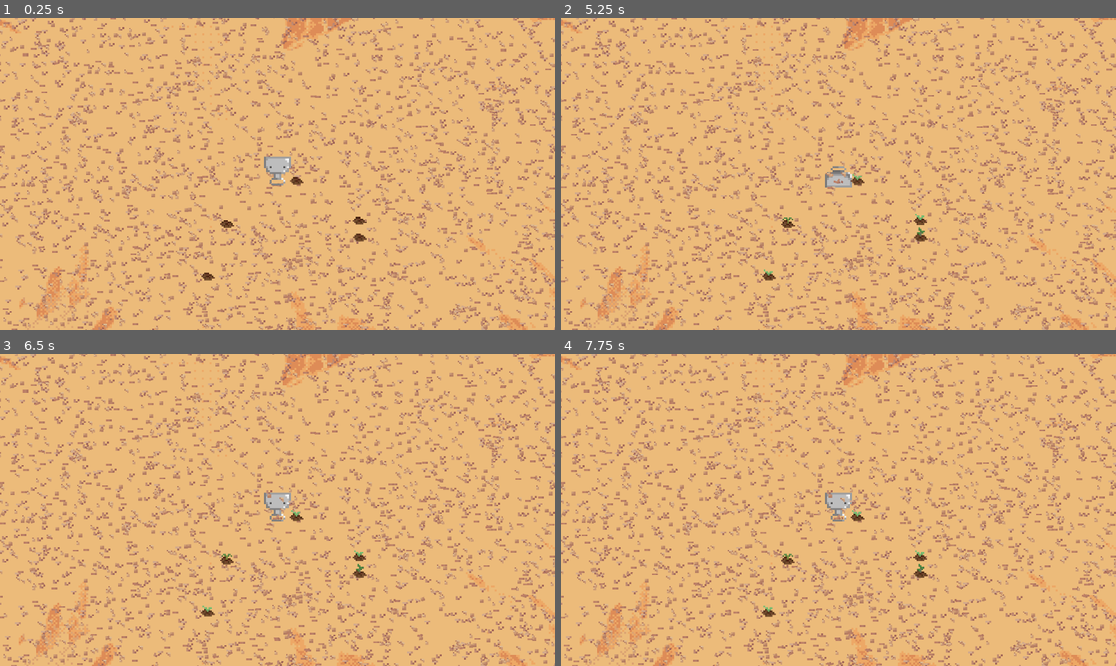
Above: before the commit, frames 1-4 (two rows, left to right).
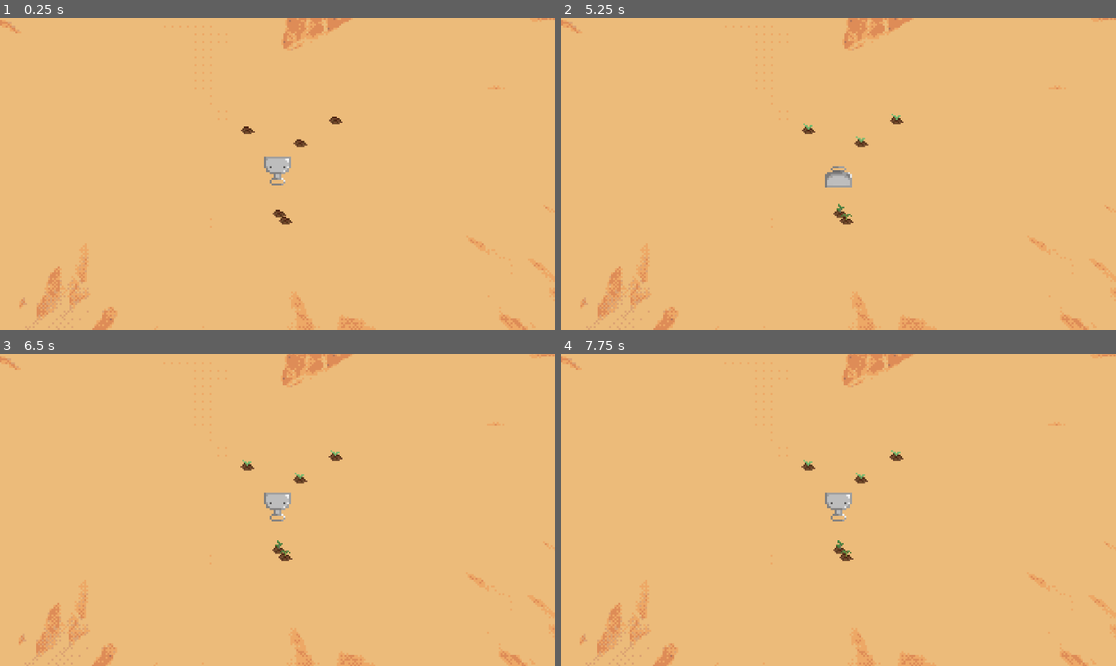
Above: after the commit, the same moments.

Repository: pmartin1/palita_github_repository
Game: Godot game, scene res://scenes/juego.tscn
Same seed, same stepped clock (60 frames per second), same inputs: the game is played once before the commit and once after it.
Inputs (mouse positions are in pixels of both pictures, inside the frame that each line leads up to):
- Up to frame 1 (0.25 s): no input
- Up to frame 2 (5.25 s): tap Enter at 0.5 s; move the mouse to (960, 158) at 0.52 s; hold Right mouse button (toggle_crouch) 0.53-1.28 s; click (960, 158) at 0.8 s; move the mouse to (727, 189) at 1.27 s; click (727, 189) at 1.35 s; right-click (727, 189) at 1.55 s; move the mouse to (894, 105) at 2.02 s; hold Right mouse button (toggle_crouch) 2.03-2.78 s; click (894, 105) at 2.3 s; move the mouse to (810, 236) at 2.77 s; click (810, 236) at 2.85 s; right-click (810, 236) at 3.05 s; move the mouse to (1005, 220) at 3.52 s; hold Right mouse button (toggle_crouch) 3.53-4.28 s; click (1005, 220) at 3.8 s; move the mouse to (672, 127) at 4.27 s; click (672, 127) at 4.35 s; right-click (672, 127) at 4.55 s; move the mouse to (866, 174) at 5.02 s; hold Right mouse button (toggle_crouch) from 5.03 s (still down)
- Up to frame 3 (6.5 s): click (305, 510) at 5.3 s; move the mouse to (194, 432) at 5.77 s; release Right mouse button (toggle_crouch) at 5.78 s; click (194, 432) at 5.85 s; right-click (194, 432) at 6.05 s
- Up to frame 4 (7.75 s): move the mouse to (960, 494) at 6.52 s; hold Right mouse button (toggle_crouch) 6.53-7.28 s; click (960, 494) at 6.8 s; move the mouse to (727, 525) at 7.27 s; click (727, 525) at 7.35 s; right-click (727, 525) at 7.55 s

The runs differ from the first frame. In frame 1, 14% of the frame differs, in the area x 0-100%, y 0-100%; in frame 2, 14%; in frame 3, 14%; in frame 4, 14%.

Commit message:
Arrancar planta
game feel mejorado en cuanto a plantas arrancadas. quizá overkill tremendo. veremos

Diff:
--- a/scenes/jugador.tscn
+++ b/scenes/jugador.tscn
@@ -563,16 +563,19 @@
 "speed": 8.0
 }]
 
+[sub_resource type="RectangleShape2D" id="RectangleShape2D_28edd"]
+size = Vector2(14, 7)
+
 [node name="jugador" type="CharacterBody2D"]
-collision_layer = 3
+collision_mask = 5
 script = ExtResource("1_lhlt4")
 
-[node name="push_area" type="Area2D" parent="."]
+[node name="standing_push_area" type="Area2D" parent="."]
 position = Vector2(0, -0.445)
-collision_layer = 3
+collision_layer = 0
 collision_mask = 2
 
-[node name="collsh_standing" type="CollisionShape2D" parent="push_area"]
+[node name="collsh_standing" type="CollisionShape2D" parent="standing_push_area"]
 visible = false
 position = Vector2(0, 0.035)
 shape = SubResource("RectangleShape2D_lhlt4")
@@ -603,4 +606,12 @@
 rotation = -3.14159
 polygon = PackedVector2Array(6.99999, -3.00003, 7.99998, -4.00004, 0.999982, -4, -3.00004, -9.99999, 4.99996, -10, 5.99995, -11, -5.00005, -11, -1.33514e-05, -3)
 
-[connection signal="body_entered" from="push_area" to="." method="_on_push_area_body_entered"]
+[node name="area_base_pala" type="Area2D" parent="."]
+collision_mask = 2
+
+[node name="collsh_area_base_pala" type="CollisionShape2D" parent="area_base_pala"]
+position = Vector2(0, -2.5)
+shape = SubResource("RectangleShape2D_28edd")
+
+[connection signal="body_entered" from="standing_push_area" to="." method="_on_standing_push_area_body_entered"]
+[connection signal="body_entered" from="area_base_pala" to="." method="_on_area_base_pala_body_entered"]
--- a/scenes/planta.tscn
+++ b/scenes/planta.tscn
@@ -242,8 +242,7 @@
 radius = 2.0
 
 [node name="planta" type="RigidBody2D"]
-collision_layer = 3
-collision_mask = 2
+collision_layer = 2
 mass = 0.55
 gravity_scale = 0.0
 lock_rotation = true
--- a/scripts/juego.gd
+++ b/scripts/juego.gd
@@ -4,20 +4,20 @@
 	randomize()
 
 	# Load the scene once outside the loop for efficiency
-	var MugreScene = preload("res://scenes/mugres.tscn")
-
-	for i in range(10000):
-		var mugre = MugreScene.instantiate()  # ✅ Create an instance
-		var rand_x = randf_range(-350, 350)
-		var rand_y = randf_range(-150, 150)
-		mugre.global_position = Vector2(rand_x, rand_y)
-		add_child(mugre)
+	#var MugreScene = preload("res://scenes/mugres.tscn")
+#
+	#for i in range(10000):
+		#var mugre = MugreScene.instantiate()  # ✅ Create an instance
+		#var rand_x = randf_range(-350, 350)
+		#var rand_y = randf_range(-150, 150)
+		#mugre.global_position = Vector2(rand_x, rand_y)
+		#add_child(mugre)
 
 	var PlantaScene = preload("res://scenes/planta.tscn")
 
 	for i in range(5):
-		var planta = PlantaScene.instantiate()  # ✅ Create an instance
+		var planta_child = PlantaScene.instantiate()  # ✅ Create an instance
 		var rand_x = randf_range(-50, 50)
 		var rand_y = randf_range(-50, 50)
-		planta.global_position = Vector2(rand_x, rand_y)
-		add_child(planta)
+		planta_child.global_position = Vector2(rand_x, rand_y)
+		add_child(planta_child)
--- a/scripts/jugador.gd
+++ b/scripts/jugador.gd
@@ -10,6 +10,7 @@
 # fisica de empuje
 var external_push := Vector2.ZERO
 var friction := 300.0
+var pushing_planta := false
 
 # coordenadas de movimiento
 var mov_target = Vector2.ZERO
@@ -62,15 +63,31 @@
 		 .set_trans(Tween.TRANS_SINE) \
 		 .set_ease(Tween.EASE_OUT)
 
-# Física con respecto a objetos cuando el jugador esta parado
+
+# SEÑALES: Física con respecto a objetos cuando el jugador esta parado
 # La función es triggereada por una señal (puerta verde), por ello no hay que llamarla en process
-func _on_push_area_body_entered(body: Node2D) -> void:
+func _on_standing_push_area_body_entered(body: Node2D) -> void:
 	if body is RigidBody2D:
 		var push_dir = (body.global_position - global_position).normalized()
 		body.apply_impulse(push_dir * 0.1)
 
-# Push hacia el jugador cuando le es aplicado una fuerza
-func push(force: Vector2) -> void:
+func _on_area_base_pala_body_entered(body: Node2D) -> void:
+	if body is planta and not body.planta_arrancada:
+		var push_dir = (body.global_position - global_position).normalized()
+		body.apply_impulse(push_dir * 10.0)
+
+		# Optional: If you want recoil, push the player too
+		if body.planta_crecida:
+			push(-push_dir * 30)
+
+		if crouching:
+			push(-push_dir * 25.0)
+		else:
+			push(-push_dir * 0.0)
+
+
+
+func push(force: Vector2):
 	external_push += force
 
 # Called when the node enters the scene tree for the first time (inicialización)
@@ -83,8 +100,8 @@
 	"crouchO": $collpol_crouchO.position
 	}
 	update_coll_mode("standing")
-	$push_area.monitoring = true
-	$push_area/collsh_standing.disabled = false
+	$standing_push_area.monitoring = true
+	$standing_push_area/collsh_standing.disabled = false
 	$AnimatedSprite2D.z_index = 3
 
 
@@ -115,6 +132,8 @@
 		if not is_clicking:
 			if $AnimatedSprite2D.animation != "crouch_idle":
 				$AnimatedSprite2D.play("crouch_idle")
+		$AnimatedSprite2D.z_index = 0 # Show sprite below objects
+
 
 	else:
 		crouching = false
@@ -125,6 +144,7 @@
 		if not is_clicking:
 			if $AnimatedSprite2D.animation != "idle":
 				$AnimatedSprite2D.play("idle")
+		$AnimatedSprite2D.z_index = 3 # Show sprite above objects
 
 func movimiento_jugador(delta):
 	# Dirección
@@ -141,17 +161,17 @@
 	else:
 		update_coll_mode("standing")
 
-	# Apply external push forces on top of movement
-	velocity += external_push
-	# Gradually decay push force
-	external_push = external_push.move_toward(Vector2.ZERO, friction * delta)
-
-
 	# Ejecutar movimiento
 	distance = position.distance_to(mov_target)
 	if distance > 8: # Para evitar que el personaje se mueva raro cuando el mouse esta muy cerca
+
+		# velocidad normal
 		velocity.x = mov_direction.x * speed * 1.5 # por vista isométrica
 		velocity.y = mov_direction.y * speed
+
+		# empuje de planta
+		velocity += external_push
+		external_push = external_push.move_toward(Vector2.ZERO, friction * delta)
 		move_and_slide()
 
 	# Cache direction once
@@ -161,6 +181,8 @@
 	if new_cardinal != prev_cardinal:
 		wspeedcount = 0
 		prev_cardinal = new_cardinal
+
+
 
 
 func animacion_jugador_walking():
@@ -174,7 +196,6 @@
 		else:
 			if $AnimatedSprite2D.animation != "crouch_idle":
 				$AnimatedSprite2D.play("crouch_idle")
-		$AnimatedSprite2D.z_index = 0 # Show sprite below objects
 
 
 	else:
@@ -186,7 +207,7 @@
 		else:
 			if $AnimatedSprite2D.animation != "idle":
 				$AnimatedSprite2D.play("idle")
-		$AnimatedSprite2D.z_index = 3 # Show sprite above objects
+
 
 
 #detectar el cuadrante en el que se encuentra el puntero
@@ -207,10 +228,10 @@
 			return "N"
 	return "0"
 
-func set_coll_shape_visibility(name: String, shape: CollisionPolygon2D, visible: bool) -> void:
-	if visible:
+func set_coll_shape_visibility(name_is: String, shape: CollisionPolygon2D, is_visible: bool) -> void:
+	if is_visible:
 		shape.scale = Vector2.ONE
-		shape.position = collshape_original_positions.get(name, Vector2.ZERO)
+		shape.position = collshape_original_positions.get(name_is, Vector2.ZERO)
 	else:
 		shape.scale = Vector2.ZERO
 		shape.position = Vector2(9999, 9999)
@@ -221,7 +242,7 @@
 	set_coll_shape_visibility("crouchS", $collpol_crouchS, false)
 	set_coll_shape_visibility("crouchE", $collpol_crouchE, false)
 	set_coll_shape_visibility("crouchO", $collpol_crouchO, false)
-	$push_area.monitoring = false
+	$standing_push_area.monitoring = false
 
 	match coll_mode:
 		"N":
@@ -233,7 +254,7 @@
 		"O":
 			set_coll_shape_visibility("crouchO", $collpol_crouchO, true)
 		"standing":
-			$push_area.monitoring = true
+			$standing_push_area.monitoring = true
 
 func _physics_process(delta: float) -> void:
 
--- a/scripts/planta.gd
+++ b/scripts/planta.gd
@@ -1,13 +1,15 @@
 extends RigidBody2D
+class_name planta
 
 var nplanta := 1
 var level := 0
 var levelup := 1
 var final_seed_level := 4
-var home_position: Vector2
+var origin_position: Vector2
 var planta_arrancada := false
+var planta_crecida := false
 var animacion: String
-const SPRING_STIFFNESS = 100.0
+const SPRING_STIFFNESS = 20.0
 
 func set_collision_layer_bit(layer: int, enabled: bool) -> void:
 	if enabled:
@@ -22,55 +24,55 @@
 		collision_mask &= ~(1 << (layer - 1))
 
 func _ready() -> void:
-	home_position = global_position
+	origin_position = global_position
 	randomize()
 	nplanta = randi_range(1, 4)
 	animacion = "p" + str(nplanta) + "_lvl" + str(level)
 	$sprite.play(animacion)
 	crecimiento()
 	lock_rotation = true
-	set_collision_layer_bit(2, false)
-	set_collision_layer_bit(1, true)
-	set_collision_mask_bit(2, false)
+	# Move to layer 2
+	set_collision_layer_bit(2, true)
 	set_collision_mask_bit(1, true)
-	mass = 5.0
+	# Turn off planted layer
+	set_collision_layer_bit(3, false)
+	set_collision_mask_bit(3, false)
 
 
 func crecimiento():
-	if level == final_seed_level:
-		linear_velocity = Vector2.ZERO
-		angular_velocity = 0.0
-		return
-	else:
 		while level < final_seed_level:
 			await get_tree().create_timer(5.0).timeout
 			level += levelup
 			animacion = "p" + str(nplanta) + "_lvl" + str(level)
 			$sprite.play(animacion)
+			if level == final_seed_level:
+				planta_crecida = true
+				# Is on layer 3
+				set_collision_layer_bit(3, true)
+				set_collision_mask_bit(1, true)  # Detects player
+				freeze = true
 
 func _physics_process(_delta):
-	var to_center = home_position - global_position
-	var distance = to_center.length()
+	var to_origin = origin_position - global_position # calcula el desplazamiento desde el origen
+	var distance_to_origin = to_origin.length()
 
 	# Normalize the direction and scale the force based on distance
-	var spring_force = to_center.normalized() * pow(distance, 4) * SPRING_STIFFNESS
+	var spring_force = to_origin.normalized() * pow(distance_to_origin, 2) * SPRING_STIFFNESS
 
-	if level == 0 and distance > 2:
-		mass = 0.55
+	# arrancasión
+	if level < final_seed_level and distance_to_origin > 4:
 		spring_force = 0
 		levelup = 0
 		planta_arrancada = true
 		lock_rotation = false
+		# Move to layer 2
 		set_collision_layer_bit(2, true)
-		set_collision_layer_bit(1, false)
-		set_collision_mask_bit(2, true)
-		set_collision_mask_bit(1, false)
+		set_collision_mask_bit(1, true)
+		# Turn off planted layer
+		set_collision_layer_bit(3, false)
+		set_collision_mask_bit(3, false)
+
+
 	elif planta_arrancada != true:
 	# Apply the force to return to center
 		apply_force(spring_force)
-
-
-func _on_area_body_entered(body: Node2D) -> void:
-	if body is CharacterBody2D:
-		var dir = (body.global_position - global_position).normalized()
-		body.push(dir * 150.0)
Not shown: 1 places in scenes/jugador.tscn that only renumber resources
